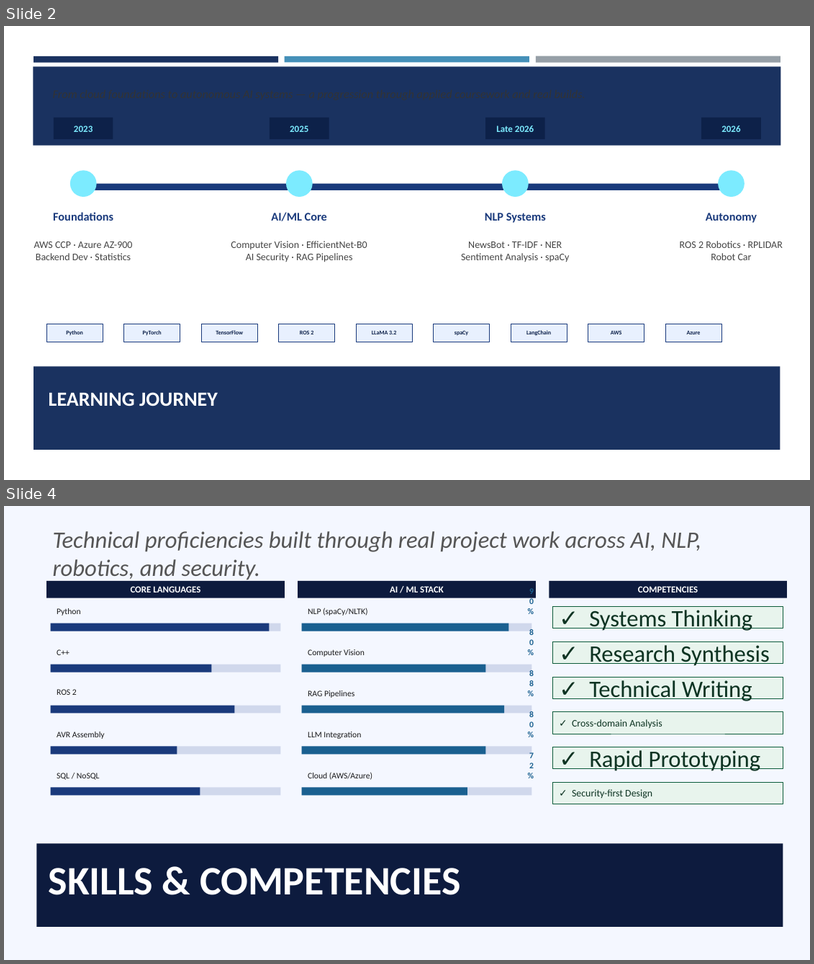
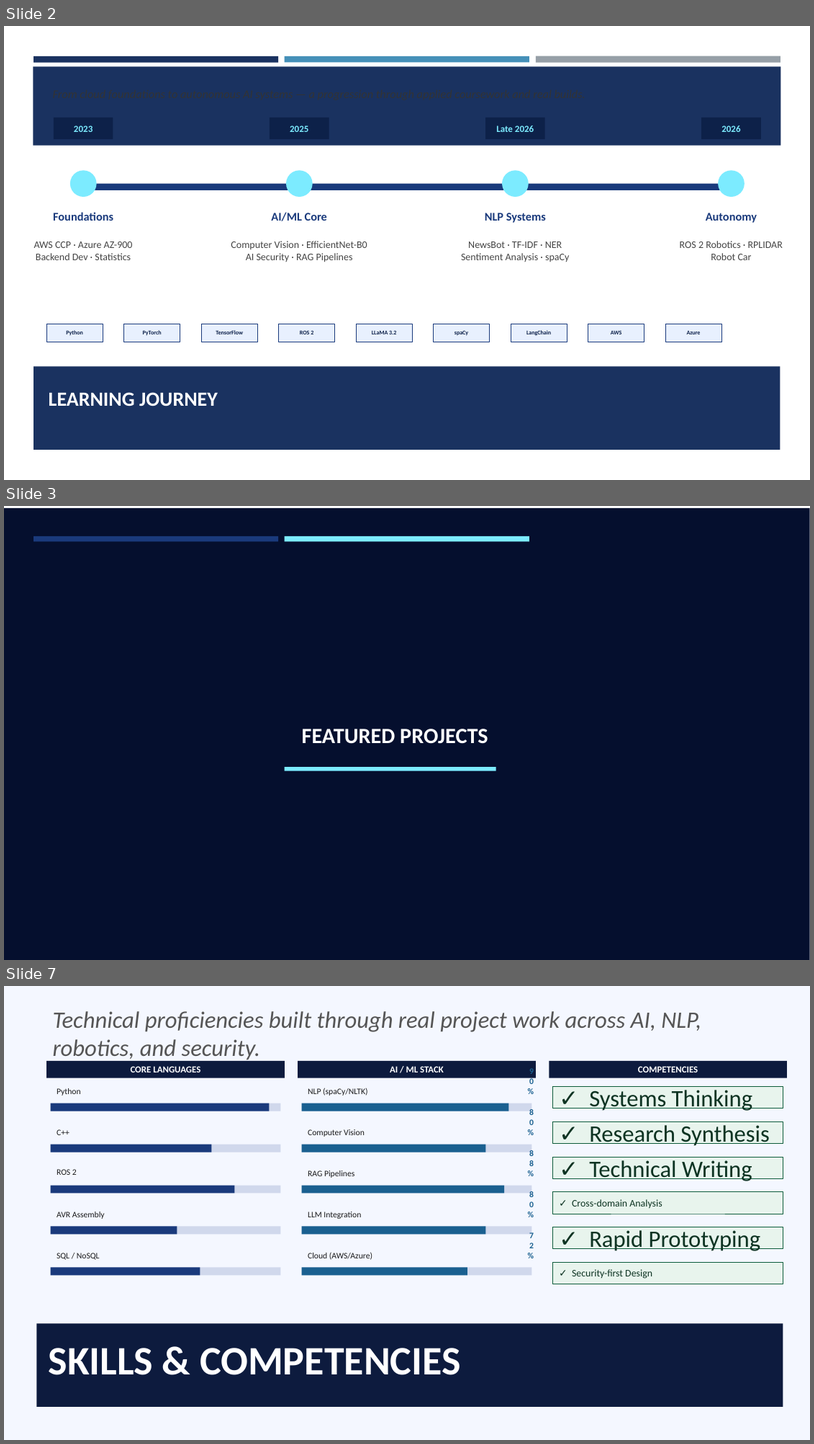
Before and after one commit to Jemimahh/Jemima-Egwurube-AI-Portfolio, a slide deck: Presentation/Pf_JemimaEgwurube_ITAI2373.pptx. Shown one above the other, each under a label of ours: slides 2 and 4 before the commit, slides 2, 3 and 7 after it; the slides between them are not shown. The pictures are 814x964 and 814x1444 pixels, drawn with LibreOffice and Linux fonts; fonts in the diff are those of the drawing. Boxes give left, top, right and bottom in pixels: in the first picture for what was removed or moved away, otherwise in the second. Text is boxed around its words. In the diff, an @@ line names an element or a change of style, - is before the commit and + after.

```diff
--- a/Presentation/Pf_JemimaEgwurube_ITAI2373.pptx
+++ b/Presentation/Pf_JemimaEgwurube_ITAI2373.pptx
@@ slide 3 added at [4, 506, 810, 960], background #FFFFFF @@
@@ rectangle added at [4, 508, 810, 960], fill #050F2E @@
@@ rectangle added at [34, 536, 278, 542], fill #1A3A7C @@
@@ rectangle added at [285, 536, 530, 542], fill #7CEBFF @@
@@ text added at [302, 728, 489, 744], 25.9 pt, text #FFFFFF, bold @@
+FEATURED PROJECTS
@@ rectangle added at [285, 767, 496, 771], fill #7CEBFF @@
@@ what was slide 4 is now slide 7 @@
```
Also in this commit, not shown: 3 other slides added, 1 slide removed.
